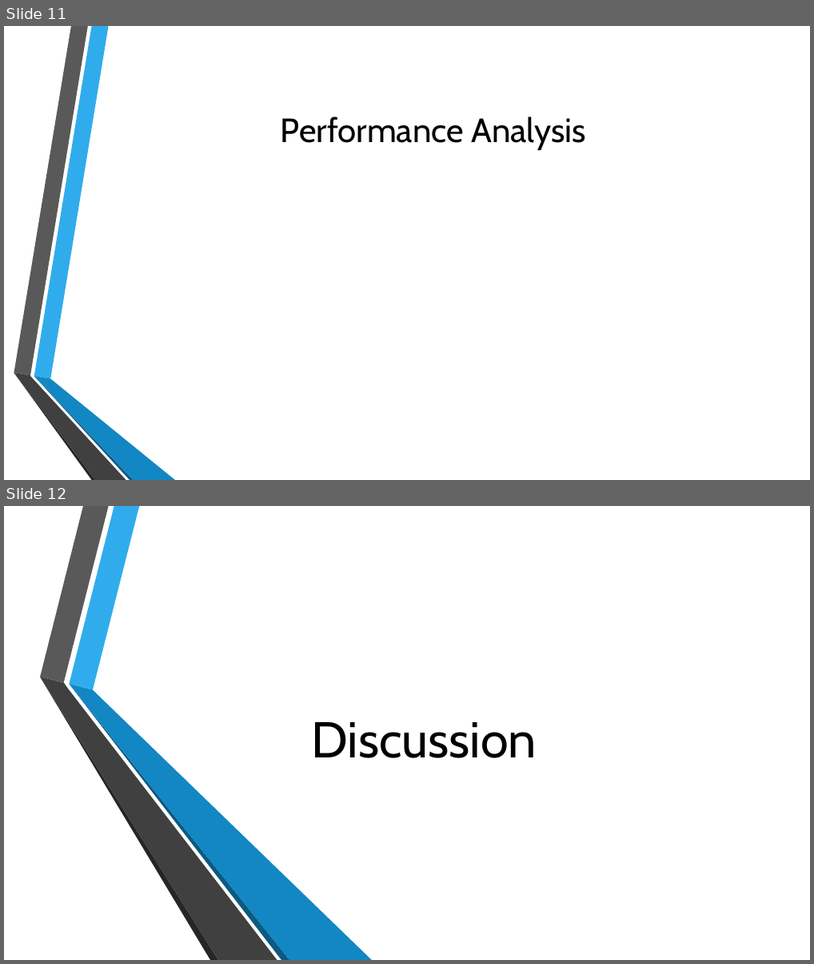
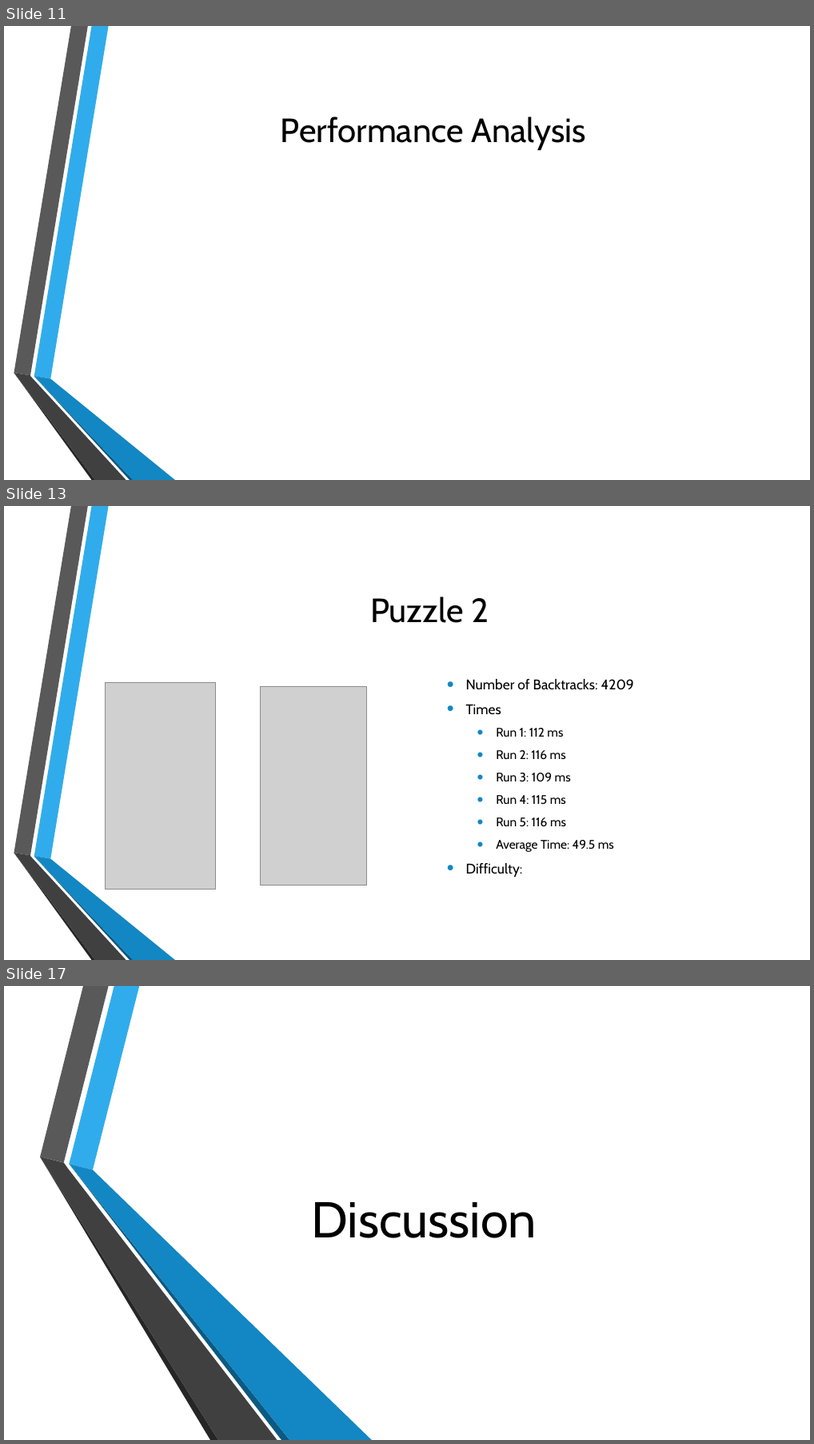
Before and after one commit to BionicScout/LTU-AI-Group_Project, a slide deck: AI TermProject Presentation.pptx. Shown one above the other, each under a label of ours: slides 11 and 12 before the commit, slides 11, 13 and 17 after it; the slides between them are not shown. The pictures are 814x964 and 814x1444 pixels, drawn with LibreOffice and Linux fonts; fonts in the diff are those of the drawing; grey boxes stand for pictures; background and template pictures are left out. Boxes give left, top, right and bottom in pixels: in the first picture for what was removed or moved away, otherwise in the second. Text is boxed around its words. In the diff, an @@ line names an element or a change of style, - is before the commit and + after.

```diff
--- a/AI TermProject Presentation.pptx
+++ b/AI TermProject Presentation.pptx
@@ slide 13 added at [4, 506, 810, 960], background picture (left out); not listed: 6 template elements that a slide beside it also shows @@
@@ title added at [370, 596, 489, 623], 40 pt, text #000000 @@
+Puzzle 2
@@ picture added at [106, 683, 216, 889] @@
@@ picture added at [261, 686, 367, 885] @@
@@ text added at [466, 679, 634, 876], 14.8 pt, text #000000 @@
+• Number of Backtracks: 4209
+• Times
+  • Run 1: 112 ms
+  • Run 2: 116 ms
+  • Run 3: 109 ms
+  • Run 4: 115 ms
+  • Run 5: 116 ms
+  • Average Time: 49.5 ms
+• Difficulty:
@@ what was slide 12 is now slide 17 @@
```
Also in this commit, not shown: 4 other slides added, 2 other files.
